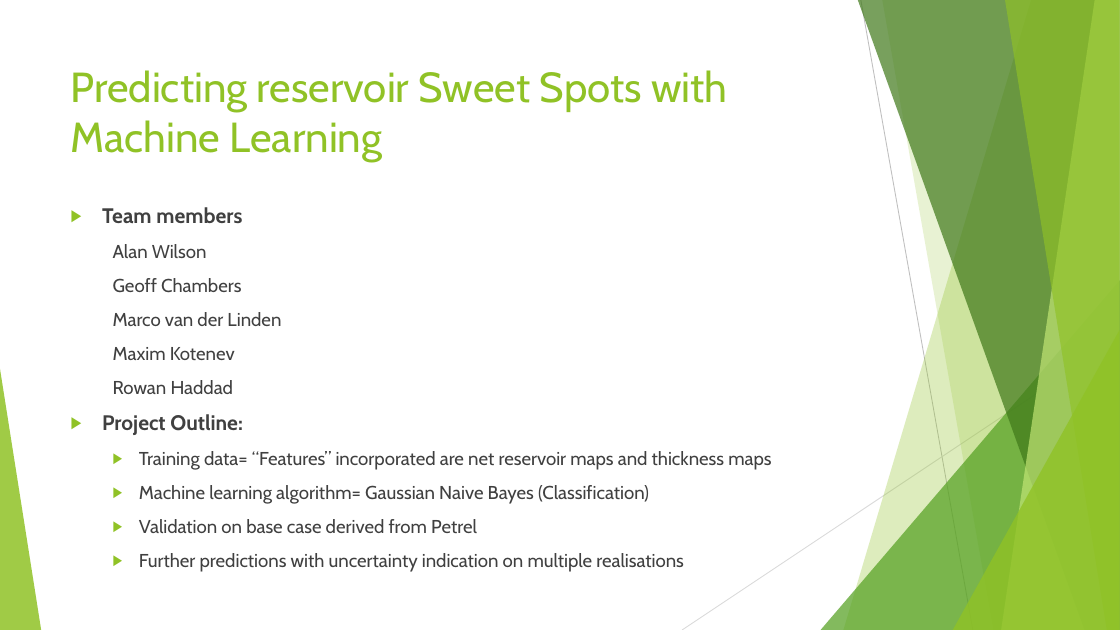
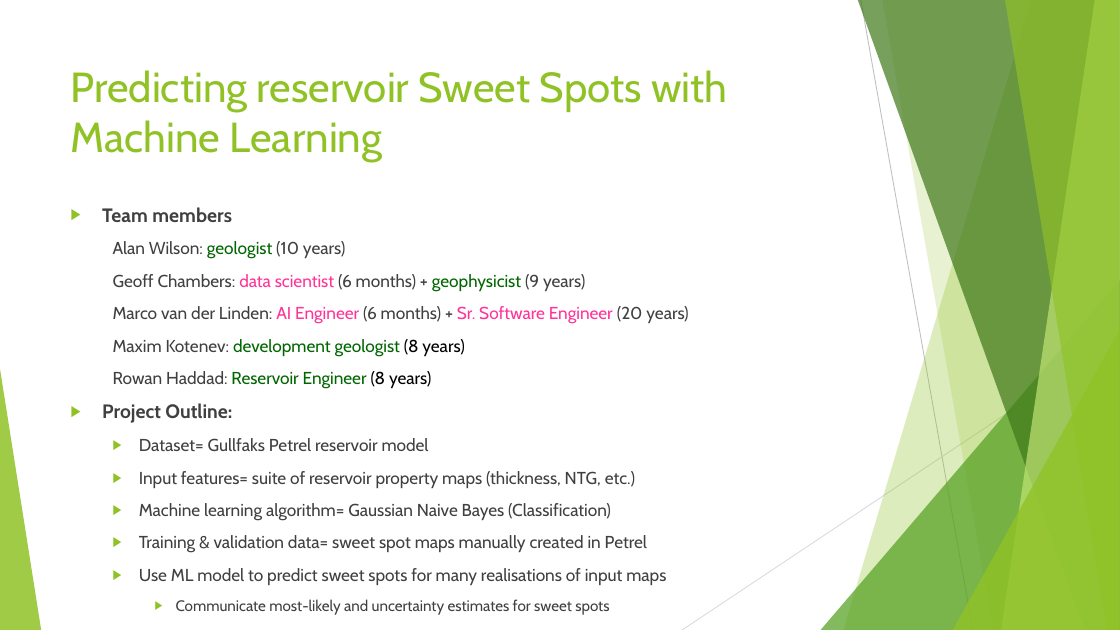
Before and after one commit to Nozziel/OGA2018_SweetSpotPrediction, a slide deck: slide 1 of Introduction.pptx. Drawn at 1120x630 pixels with LibreOffice and Linux fonts; fonts in the diff are those of the drawing. Boxes give left, top, right and bottom in pixels: in the first picture for what was removed or moved away, otherwise in the second. Text is boxed around its words. In the diff, an @@ line names an element or a change of style, - is before the commit and + after.

```diff
--- a/Introduction.pptx
+++ b/Introduction.pptx
@@ text at [102,207,611,521]: size 18 to 16.6 pt in "Team members", "Project Outline:"; size 16 to 14.8 pt in "Machine learning algorithm= Gaussian Naive Bayes (Classifica ..." @@
@@ text at [113,241,688,389]: text changed; size 16 to 14.8 pt @@
-  Alan Wilson
-  Geoff Chambers
-  Marco van der Linden
-  Maxim Kotenev
-  Rowan Haddad
+  Alan Wilson: geologist (10 years)
+  Geoff Chambers: data scientist (6 months) + geophysicist (9 years)
+  Marco van der Linden: AI Engineer (6 months) + Sr. Software Engineer (20 years)
+  Maxim Kotenev: development geologist (8 years)
+  Rowan Haddad: Reservoir Engineer (8 years)
@@ text at [139,438,635,488]: text changed; size 16 to 14.8 pt @@
-  ▶ Training data= “Features” incorporated are net reservoir maps and thickness maps
+  ▶ Dataset= Gullfaks Petrel reservoir model
+  ▶ Input features= suite of reservoir property maps (thickness, NTG, etc.)
@@ text at [139,535,666,585]: text changed; size 16 to 14.8 pt @@
-  ▶ Validation on base case derived from Petrel
-  ▶ Further predictions with uncertainty indication on multiple realisations
+  ▶ Training & validation data= sweet spot maps manually created in Petrel
+  ▶ Use ML model to predict sweet spots for many realisations of input maps
+    ▶ Communicate most-likely and uncertainty estimates for sweet spots
```
Also in this commit, not shown: 3 other slides changed.
